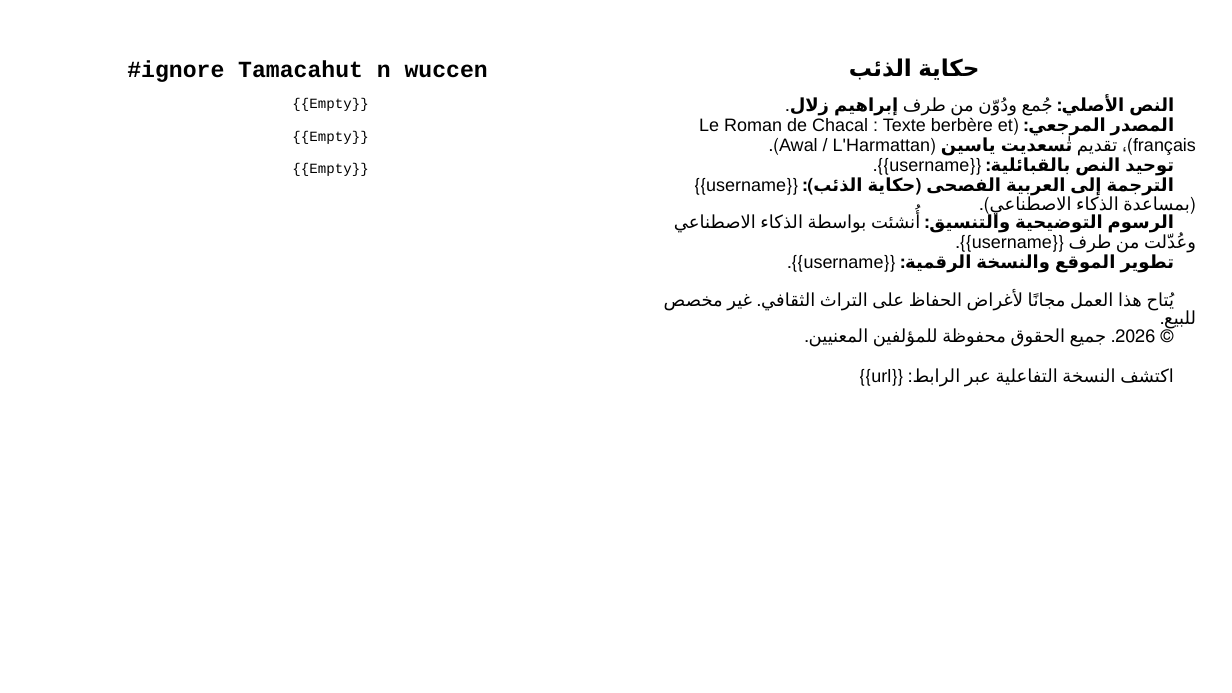
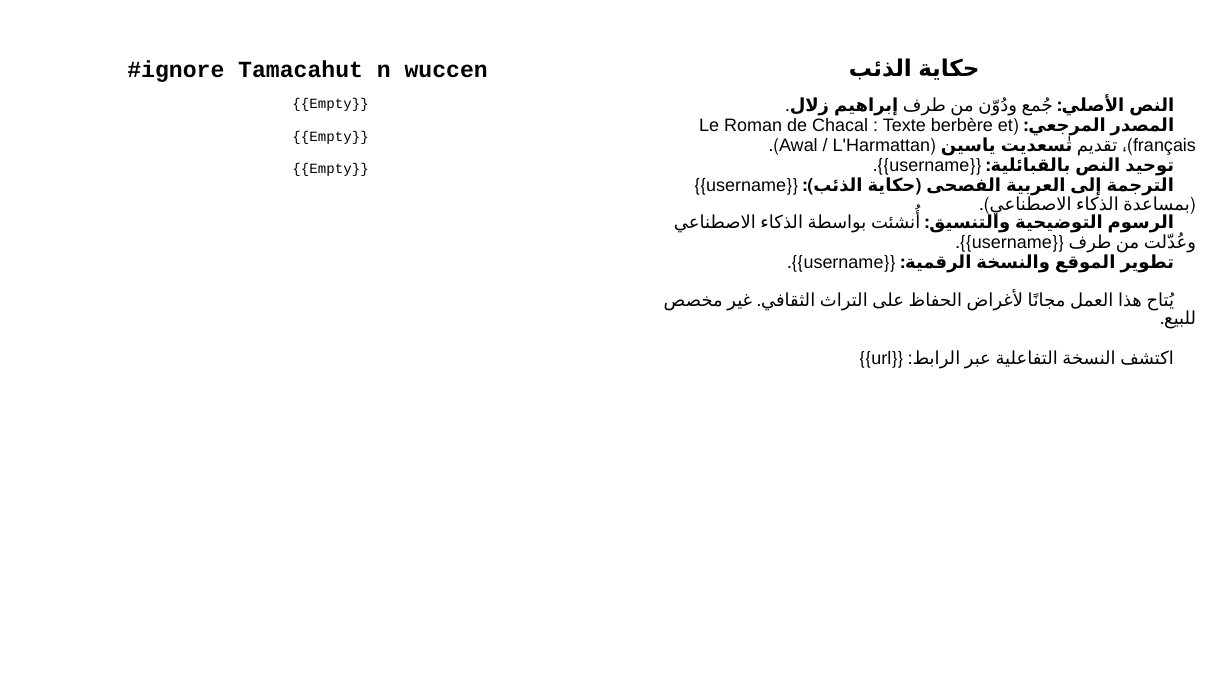
Before and after one commit to sferhah/tamacahut_n_wuccen, a slide deck: slide 2 of Uccen.ConsoleApp/Resources/pptx/uccen.arb.pptx. Drawn at 1232x693 pixels with LibreOffice and Linux fonts; fonts in the diff are those of the drawing. Boxes give left, top, right and bottom in pixels: in the first picture for what was removed or moved away, otherwise in the second. Text is boxed around its words. In the diff, an @@ line names an element or a change of style, - is before the commit and + after.

```diff
--- a/Uccen.ConsoleApp/Resources/pptx/uccen.arb.pptx
+++ b/Uccen.ConsoleApp/Resources/pptx/uccen.arb.pptx
@@ table at (30, 15, 1205, 668) @@
-row 3, column 3: النص الأصلي: جُمع ودُوّن من طرف إبراهيم زلال. / المصدر المرجعي: (Le Roman de Chacal : Texte berbère et français)، تقديم تٰسعديت ياسين (Awal / L'Harmattan). / توحيد النص بالقبائلية: {{username}}. / الترجمة إلى العربية الفصحى (حكاية الذئب): {{username}} (بمساعدة الذكاء الاصطناعي). / الرسوم التوضيحية والتنسيق: أُنشئت بواسطة الذكاء الاصطناعي وعُدّلت من طرف {{username}}. / تطوير الموقع والنسخة الرقمية: {{username}}. / يُتاح هذا العمل مجانًا لأغراض الحفاظ على التراث الثقافي. غير مخصص للبيع. / © 2026. جميع الحقوق محفوظة للمؤلفين المعنيين. / اكتشف النسخة التفاعلية عبر الرابط: {{url}}
+row 3, column 3: النص الأصلي: جُمع ودُوّن من طرف إبراهيم زلال. / المصدر المرجعي: (Le Roman de Chacal : Texte berbère et français)، تقديم تٰسعديت ياسين (Awal / L'Harmattan). / توحيد النص بالقبائلية: {{username}}. / الترجمة إلى العربية الفصحى (حكاية الذئب): {{username}} (بمساعدة الذكاء الاصطناعي). / الرسوم التوضيحية والتنسيق: أُنشئت بواسطة الذكاء الاصطناعي وعُدّلت من طرف {{username}}. / تطوير الموقع والنسخة الرقمية: {{username}}. / يُتاح هذا العمل مجانًا لأغراض الحفاظ على التراث الثقافي. غير مخصص للبيع. / اكتشف النسخة التفاعلية عبر الرابط: {{url}}
```
Also in this commit, not shown: 1 other slide changed, 7 other files.
